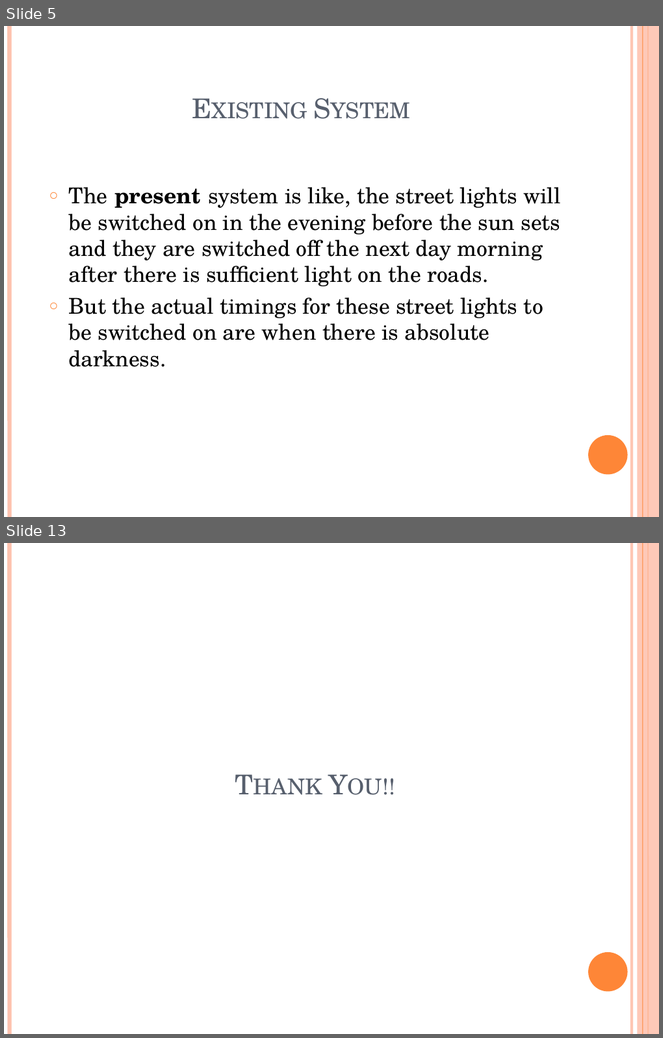
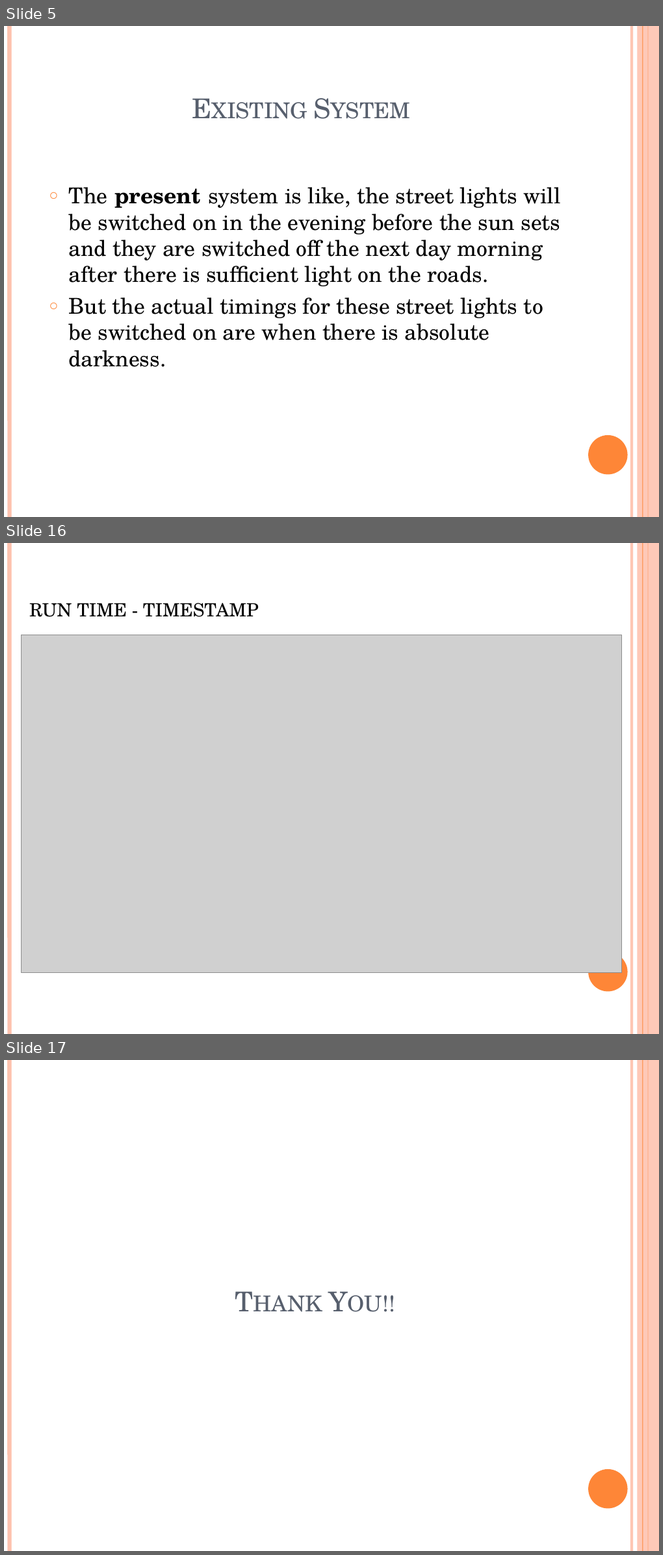
Before and after one commit to Devananda27200/MAIN_PROJECT_52, a slide deck: Street Lighting System with Intensity Control.pptm. Shown one above the other, each under a label of ours: slides 5 and 13 before the commit, slides 5, 16 and 17 after it; the slides between them are not shown. The pictures are 663x1038 and 663x1555 pixels, drawn with LibreOffice and Linux fonts; fonts in the diff are those of the drawing; grey boxes stand for pictures. Boxes give left, top, right and bottom in pixels: in the first picture for what was removed or moved away, otherwise in the second. Text is boxed around its words. In the diff, an @@ line names an element or a change of style, - is before the commit and + after.

```diff
--- a/Street Lighting System with Intensity Control.pptm
+++ b/Street Lighting System with Intensity Control.pptm
@@ slide 16 added at (4, 543, 659, 1034), background #FFFFFF; not listed: 6 template elements that a slide beside it also shows @@
@@ text added at (29, 603, 259, 617), 20 pt, text #000000 @@
+RUN TIME - TIMESTAMP
@@ picture added at (21, 635, 622, 973) @@
@@ what was slide 13 is now slide 17 @@
```
Also in this commit, not shown: 4 slides changed, 7 other slides added, 4 slides removed.
